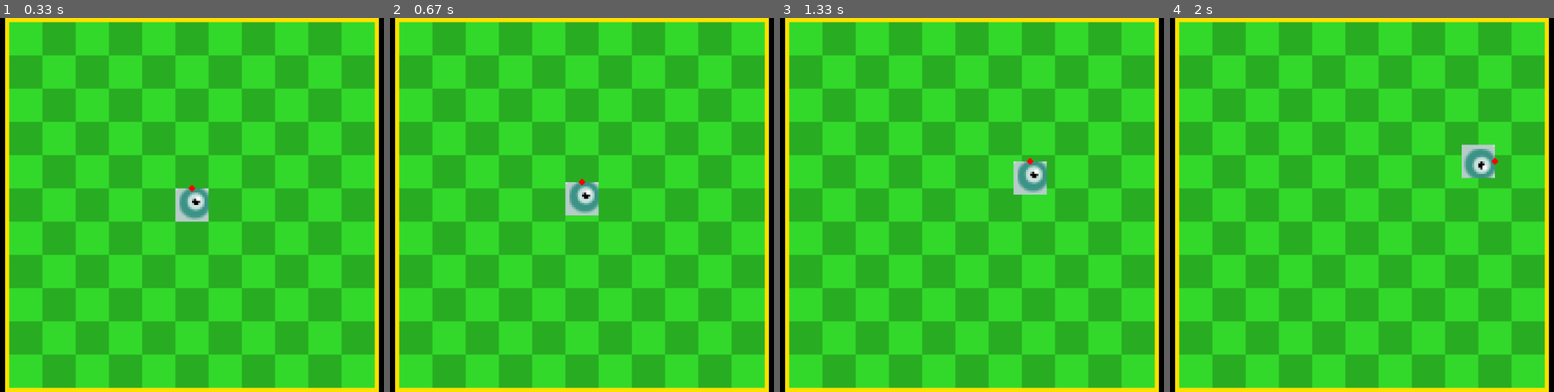
Above: before the commit, frames 1-4 (left to right).
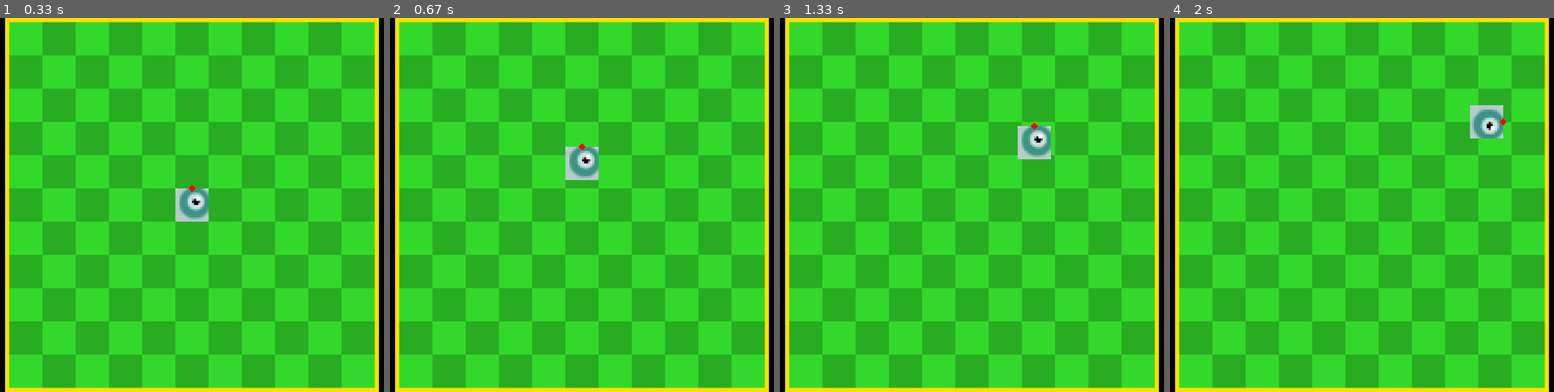
Above: after the commit, the same moments.

Repository: LZX1000/College-I
Game: pygame game, started from Snake2.py
Same seed, same stepped clock (60 frames per second), same inputs: the game is played once before the commit and once after it.
Inputs:
- Up to frame 1 (0.33 s): no input
- Up to frame 2 (0.67 s): tap W at 0.33 s
- Up to frame 3 (1.33 s): hold Right 0.67-1.13 s; hold W from 1.17 s (still down)
- Up to frame 4 (2 s): release W at 1.47 s; hold Right 1.5-1.97 s

Frame 1 is identical in both runs. In frame 2, 1.6% of the frame differs, in the area x 45-55%, y 33-53%; in frame 3, 1.6%; in frame 4, 1.6%.

Commit message:
Added continuous movement

Diff:
--- a/Snake2.py
+++ b/Snake2.py
@@ -113,6 +113,7 @@
     player_pos = pygame.Vector2((internal_width // 2), (internal_height // 2))
 
     player = GamePlayer(player_pos)
+    player_movement = (0, 0)
     running = True
     max_fps = 60
     dt = 0
@@ -134,32 +135,40 @@
             diagonal_speed = movement_speed / math.sqrt(2)
         if keys[pygame.K_r]:
             player_pos = pygame.Vector2((internal_width // 2), (internal_height // 2))
-        # Diagonal movement
-        if keys[pygame.K_w] and keys[pygame.K_a] or keys[pygame.K_UP] and keys[pygame.K_LEFT]:
-            player_pos.x -= diagonal_speed * dt
-            player_pos.y -= diagonal_speed * dt
-        elif keys[pygame.K_w] and keys[pygame.K_d] or keys[pygame.K_UP] and keys[pygame.K_RIGHT]:
-            player_pos.x += diagonal_speed * dt
-            player_pos.y -= diagonal_speed * dt
-        elif keys[pygame.K_s] and keys[pygame.K_a] or keys[pygame.K_DOWN] and keys[pygame.K_LEFT]:
-            player_pos.x -= diagonal_speed * dt
-            player_pos.y += diagonal_speed * dt
-        elif keys[pygame.K_s] and keys[pygame.K_d] or keys[pygame.K_DOWN] and keys[pygame.K_RIGHT]:
-            player_pos.x += diagonal_speed * dt
-            player_pos.y += diagonal_speed * dt
+        # # Diagonal movement
+        # if keys[pygame.K_w] and keys[pygame.K_a] or keys[pygame.K_UP] and keys[pygame.K_LEFT]:
+        #     player_pos.x -= diagonal_speed * dt
+        #     player_pos.y -= diagonal_speed * dt
+        # elif keys[pygame.K_w] and keys[pygame.K_d] or keys[pygame.K_UP] and keys[pygame.K_RIGHT]:
+        #     player_pos.x += diagonal_speed * dt
+        #     player_pos.y -= diagonal_speed * dt
+        # elif keys[pygame.K_s] and keys[pygame.K_a] or keys[pygame.K_DOWN] and keys[pygame.K_LEFT]:
+        #     player_pos.x -= diagonal_speed * dt
+        #     player_pos.y += diagonal_speed * dt
+        # elif keys[pygame.K_s] and keys[pygame.K_d] or keys[pygame.K_DOWN] and keys[pygame.K_RIGHT]:
+        #     player_pos.x += diagonal_speed * dt
+        #     player_pos.y += diagonal_speed * dt
         # Straight movement
-        elif keys[pygame.K_w] or keys[pygame.K_UP]:
+        if keys[pygame.K_w] or keys[pygame.K_UP]:
             player.angle = 0
-            player_pos.y -= movement_speed * dt
+            player_movement = (0, -1)
+            # player_pos.y -= movement_speed * dt
         elif keys[pygame.K_s] or keys[pygame.K_DOWN]:
             player.angle = 180
-            player_pos.y += movement_speed * dt
+            player_movement = (0, 1)
+            # player_pos.y += movement_speed * dt
         elif keys[pygame.K_a] or keys[pygame.K_LEFT]:
             player.angle = 90
-            player_pos.x -= movement_speed * dt
+            player_movement = (-1, 0)
+            # player_pos.x -= movement_speed * dt
         elif keys[pygame.K_d] or keys[pygame.K_RIGHT]:
             player.angle = 270
-            player_pos.x += movement_speed * dt
+            player_movement = (1, 0)
+            # player_pos.x += movement_speed * dt
+
+        # Player movement
+        player_pos.x += player_movement[0] * movement_speed * dt
+        player_pos.y += player_movement[1] * movement_speed * dt
 
         # Player bounds
         if not background.edge.rect.collidepoint(player.collision_point):
